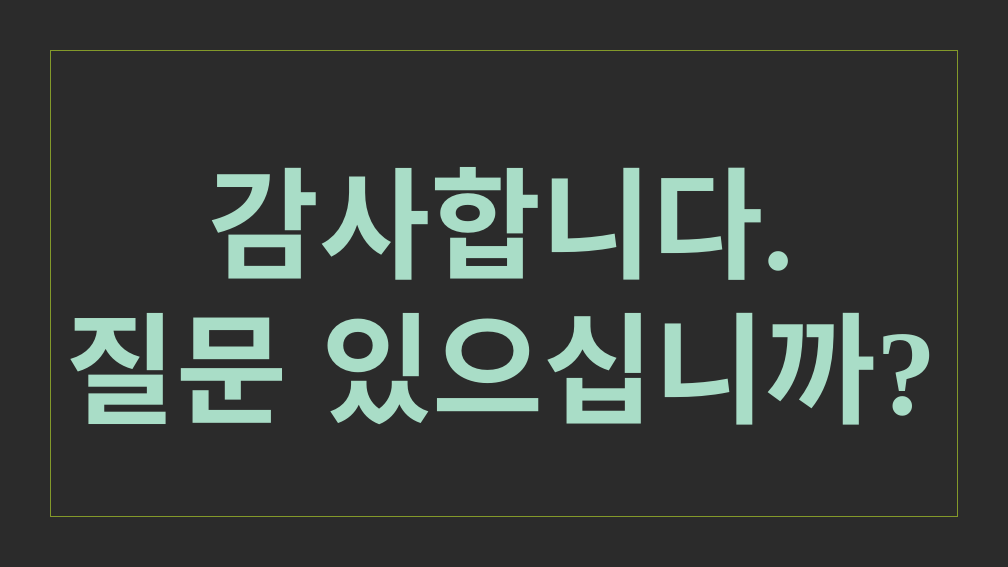
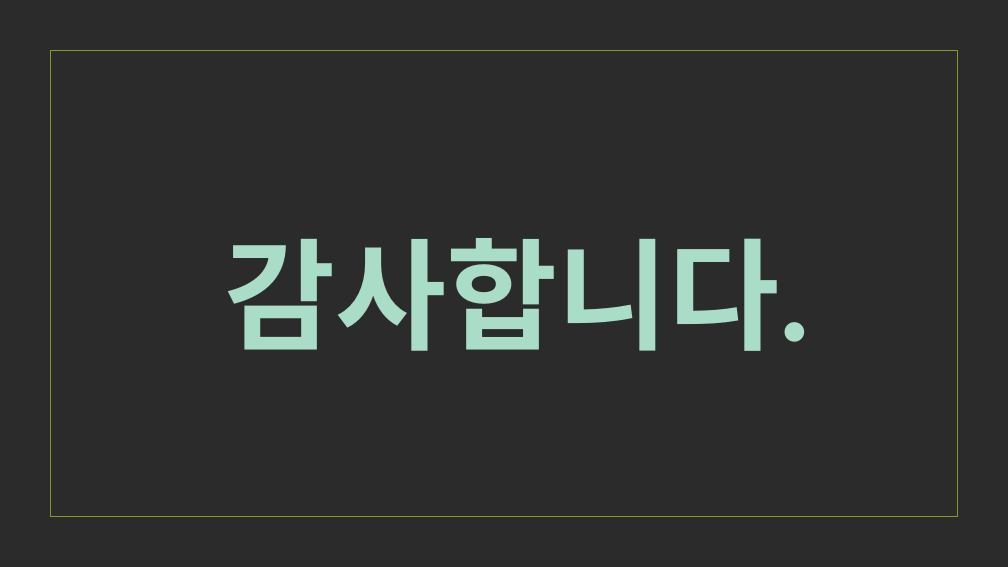
Before and after one commit to DongJoonLeeDJ/20230206_AI_9, a slide deck: slide 15 of 응용애플리케이션구축/API란 무엇인가.pptx. Drawn at 1008x567 pixels with LibreOffice and Linux fonts; fonts in the diff are those of the drawing; background and template pictures are left out; a plain dark background stands for a picture behind light text. Boxes give left, top, right and bottom in pixels: in the first picture for what was removed or moved away, otherwise in the second. Text is boxed around its words. In the diff, an @@ line names an element or a change of style, - is before the commit and + after.

```diff
--- a/응용애플리케이션구축/API란 무엇인가.pptx
+++ b/응용애플리케이션구축/API란 무엇인가.pptx
@@ text "감사합니다." moved from (x1=65, y1=167, x2=937, y2=425) to (x1=224, y1=238, x2=809, y2=351) @@
@@ text at (x1=65, y1=313, x2=937, y2=425): paragraph removed @@
-질문 있으십니까?
```
Also in this commit, not shown: 4 other slides changed.
